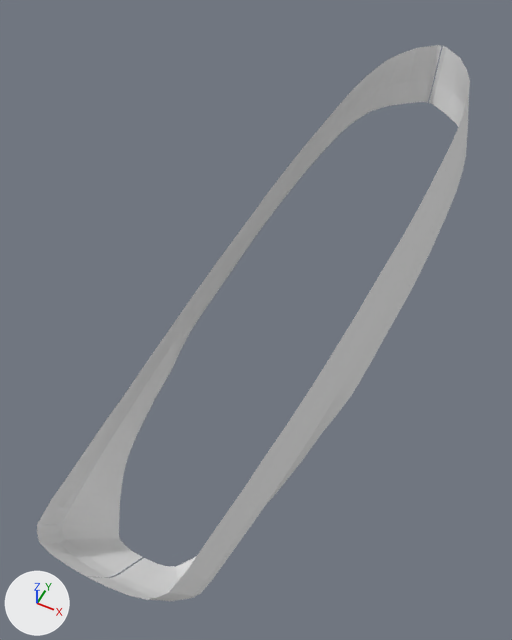
Before and after pictures for a commit that changed the Blender file model/Фрегат Диана/Фрегат Диана2blend.blend.
Rendered twice from a camera (50 mm lens) standing at (2.31, -6.67, 6.97) and looking at (-0.57, -0.9, -0.24). Lighting does not change. The marker at lower left points along +X, +Y and +Z.
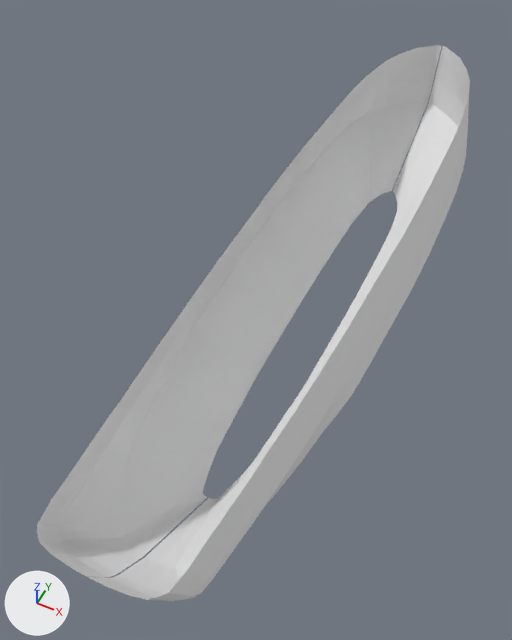
Location of each change, [x1, y1, x2, y2] in pixels of the pictures (512 x 640 px):
```json
{"part": 1, "of": "me_cube", "change": "added", "after": [119, 102, 458, 567]}
```

Scene script edits in JSON lines:
```json
{"block": "me_cube", "where": "# used by ob_cube; location = (0.0, 0.0, 0.0)"}
{"op": "remove", "block": "me_cube", "code": "me_cube.from_pydata(...)  # 210 vertices, 164 faces; spans x 0.0..1.19, y -5.2..4.99, z 0.06..1.13"}
{"op": "add", "block": "me_cube", "code": "me_cube.from_pydata(...)  # 252 vertices, 205 faces; spans x 0.0..1.19, y -5.2..4.99, z -0.79..1.13"}
{"block": "me_cube", "change": "me_cube part 1"}
{"block": "me_cube", "change": "42 vertices are added at x 0.01..0.34, y -3.31..3.25, z -0.79..-0.69"}
{"block": "me_cube", "change": "41 new faces join them"}
```
